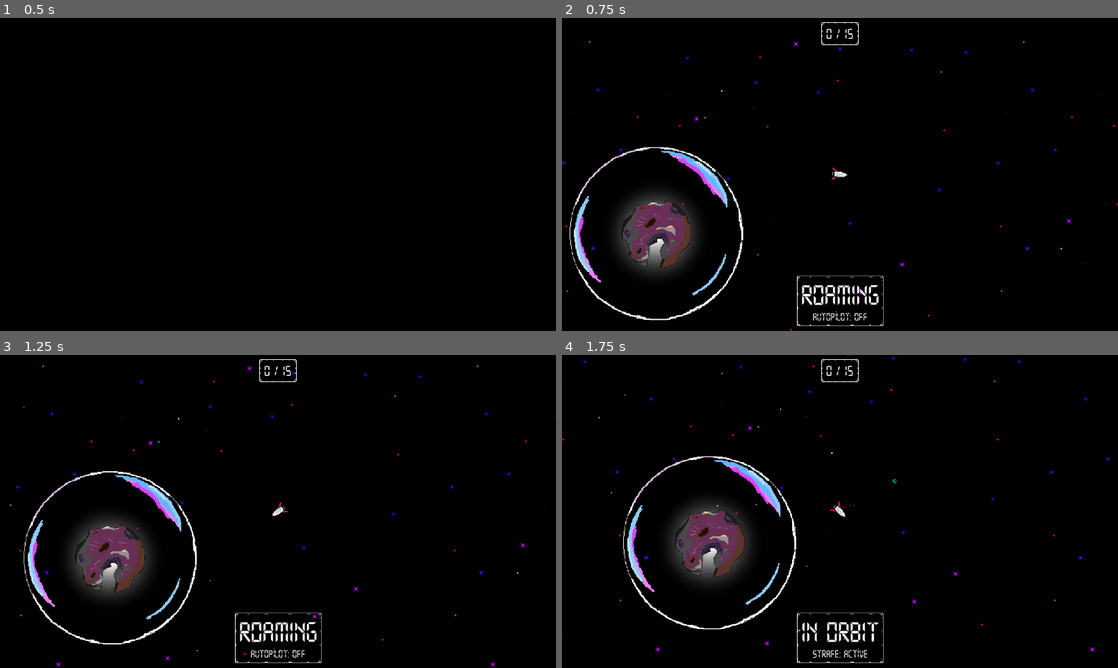
Above: before the commit, frames 1-4 (two rows, left to right).
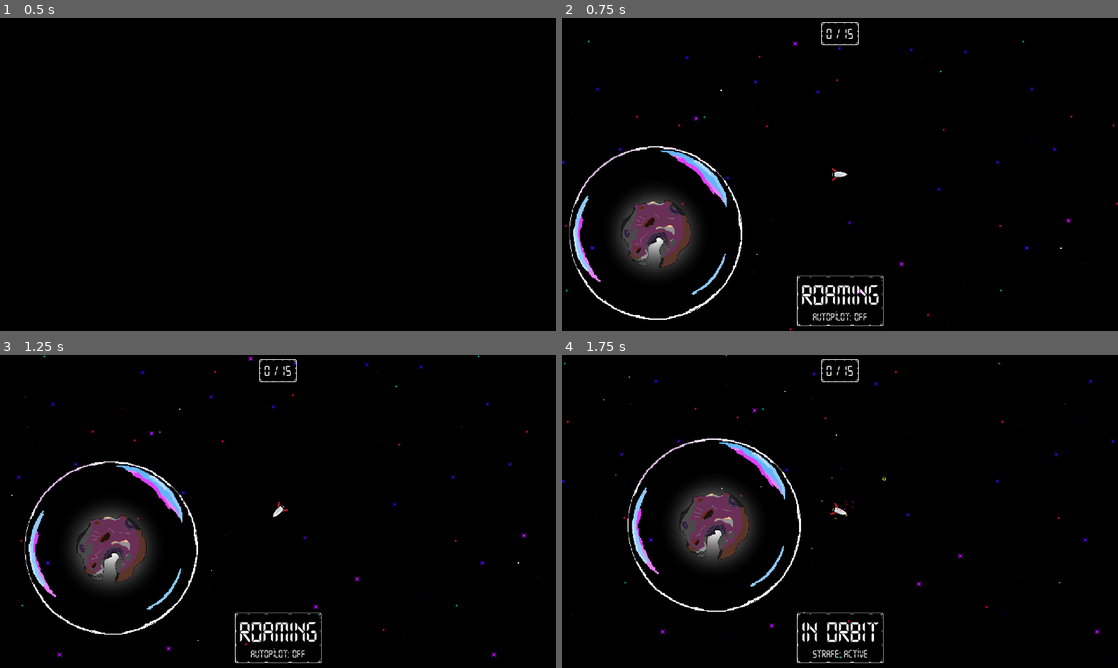
Above: after the commit, the same moments.

Repository: bjornarprytz/bubbleoids
Game: Godot game, scene res://splash.tscn
Same seed, same stepped clock (60 frames per second), same inputs: the game is played once before the commit and once after it. Sound files missing from this copy of the repository are replaced by a short silence.
Inputs (mouse positions are in pixels of both pictures, inside the frame that each line leads up to):
- Up to frame 1 (0.5 s): no input
- Up to frame 2 (0.75 s): tap Enter at 0.5 s; move the mouse to (962, 158) at 0.52 s; hold Right (ui_right) from 0.53 s (still down); hold Space (throttle) from 0.53 s (still down); click (962, 158) at 0.67 s
- Up to frame 3 (1.25 s): keep holding Right (ui_right); keep holding Space (throttle)
- Up to frame 4 (1.75 s): move the mouse to (728, 527) at 1.27 s; release Right (ui_right) at 1.28 s; release Space (throttle) at 1.28 s; hold Left (ui_left) from 1.28 s (still down); tap Space (throttle) at 1.35 s

Frame 1 is identical in both runs. In frame 2, 1.5% of the frame differs, in the area x 0-100%, y 7-100%; in frame 3, 5.1%; in frame 4, 6.3%, in the area x 0-100%, y 0-99%.

Commit message:
sidemotorer

Diff:
--- a/src/player.gd
+++ b/src/player.gd
@@ -12,6 +12,8 @@
 @export var strafe_speed = 150.0
 
 @onready var exhaust: CPUParticles2D = %Exhaust
+@onready var exhaust_left: CPUParticles2D = %ExhaustLeft
+@onready var exhaust_right: CPUParticles2D = %ExhaustRight
 @onready var burn: CPUParticles2D = %Burn
 @onready var trace: Line2D = %Trace
 
@@ -29,6 +31,14 @@
 	elif event.is_action_released("throttle"):
 		throttle = false
 		exhaust.emitting = false
+	if event.is_action_pressed("ui_left"):
+		exhaust_left.emitting = true
+	if event.is_action_released("ui_left"):
+		exhaust_left.emitting = false
+	if event.is_action_pressed("ui_right"):
+		exhaust_right.emitting = true
+	if event.is_action_released("ui_right"):
+		exhaust_right.emitting = false
 
 	# Get rotation input (supports both keyboard and joystick)
 	turn = Input.get_axis("ui_left", "ui_right")
@@ -98,11 +108,9 @@
 			apply_central_impulse(strafe)
 	else:
 		rotation = lerp_angle(rotation, linear_velocity.angle() + (PI / 2), 0.1)
-
 		# Rotate based on input
 		var strafe = Vector2.RIGHT.rotated(rotation) * delta * turn * strafe_speed
-		apply_central_impulse(2 * strafe)
-
+		apply_central_impulse(3 * strafe)
 		#if turn != 0:
 		#	angular_velocity = turn * rotation_speed # Better handling than manual rotate()
 		#else:
--- a/src/player.tscn
+++ b/src/player.tscn
@@ -43,6 +43,40 @@
 hue_variation_max = 1.0
 hue_variation_curve = SubResource("Curve_onrkg")
 
+[node name="ExhaustLeft" type="CPUParticles2D" parent="."]
+unique_name_in_owner = true
+position = Vector2(-7, 0)
+emitting = false
+texture = ExtResource("3_i3pqv")
+particle_flag_align_y = true
+direction = Vector2(1, -1)
+spread = 20.0
+gravity = Vector2(0, 0)
+initial_velocity_min = 150.0
+initial_velocity_max = 300.0
+scale_amount_min = 0.5
+scale_amount_max = 0.5
+hue_variation_min = -1.0
+hue_variation_max = 1.0
+hue_variation_curve = SubResource("Curve_onrkg")
+
+[node name="ExhaustRight" type="CPUParticles2D" parent="."]
+unique_name_in_owner = true
+position = Vector2(-7, 0)
+emitting = false
+texture = ExtResource("3_i3pqv")
+particle_flag_align_y = true
+direction = Vector2(-1, -1)
+spread = 20.0
+gravity = Vector2(0, 0)
+initial_velocity_min = 150.0
+initial_velocity_max = 300.0
+scale_amount_min = 0.5
+scale_amount_max = 0.5
+hue_variation_min = -1.0
+hue_variation_max = 1.0
+hue_variation_curve = SubResource("Curve_onrkg")
+
 [node name="Burn" type="CPUParticles2D" parent="."]
 unique_name_in_owner = true
 modulate = Color(1, 0.168627, 1, 1)
